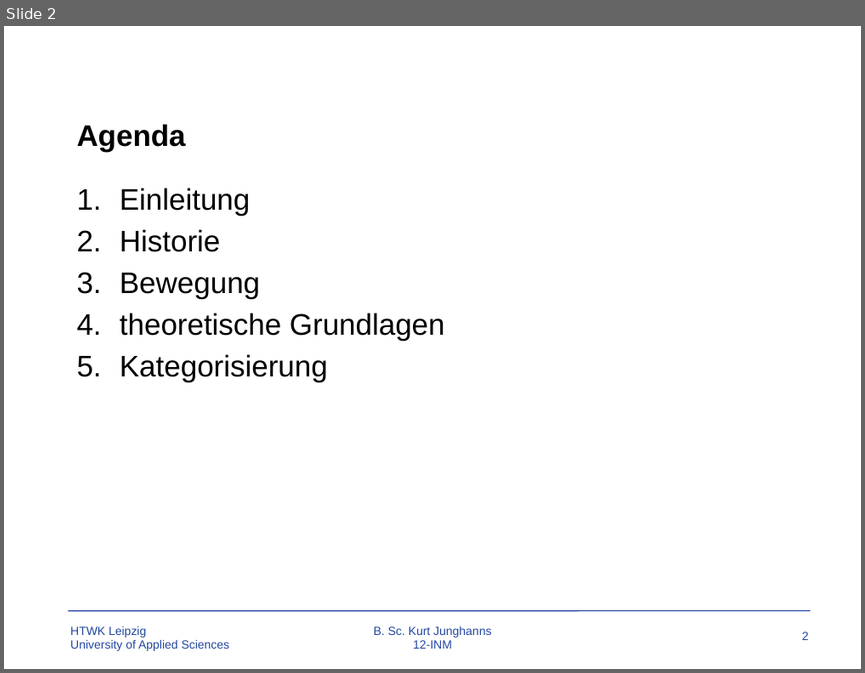
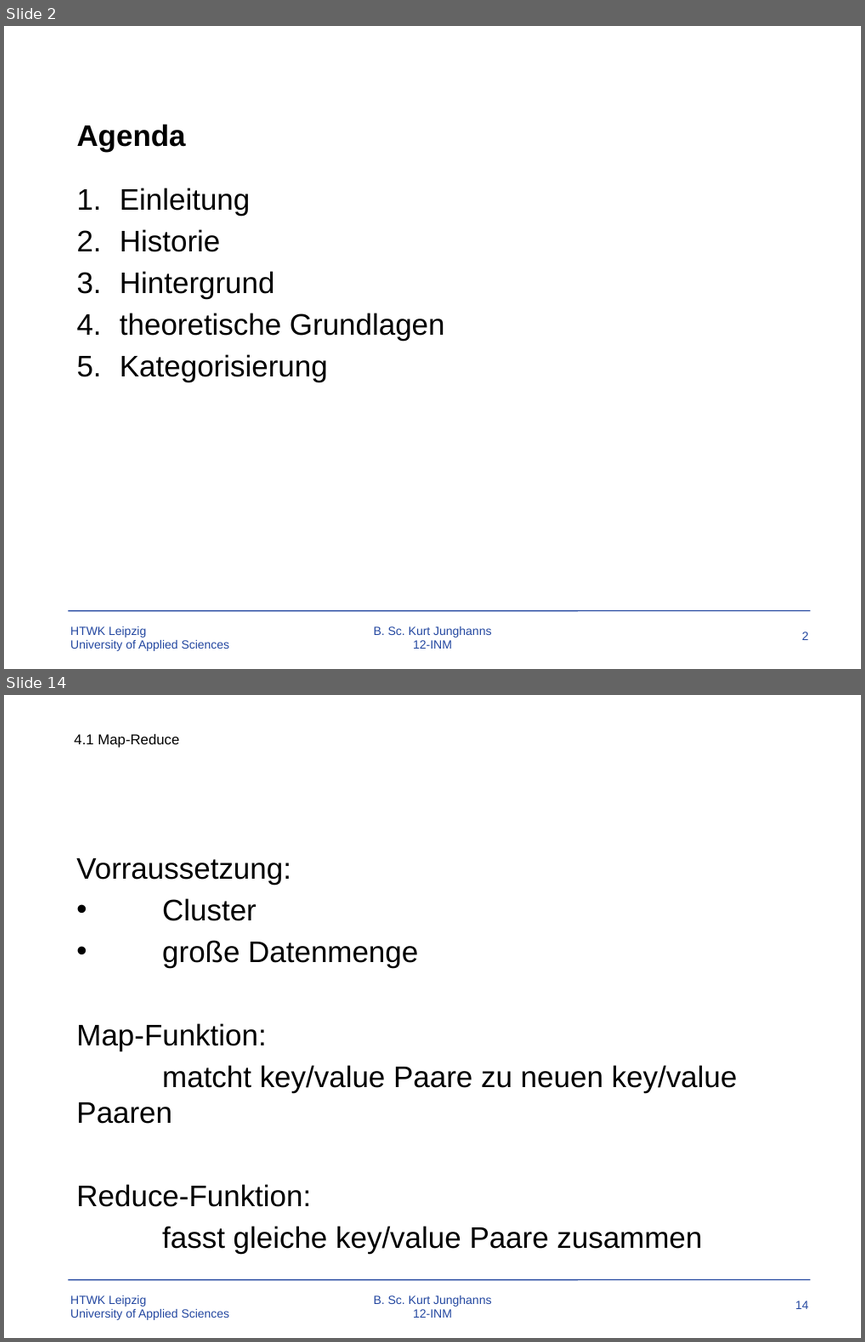
Before and after one commit to TBoonX/OS-Datenbanken, a slide deck: Praesentation.pptx. Shown one above the other, each under a label of ours: slide 2 before the commit, slides 2 and 14 after it; the slides between them are not shown. The pictures are 865x673 and 865x1342 pixels, drawn with LibreOffice and Linux fonts; fonts in the diff are those of the drawing; background and template pictures are left out. Boxes give left, top, right and bottom in pixels: in the first picture for what was removed or moved away, otherwise in the second. Text is boxed around its words. In the diff, an @@ line names an element or a change of style, - is before the commit and + after.

```diff
--- a/Praesentation.pptx
+++ b/Praesentation.pptx
@@ slide 14 added at box(4, 695, 861, 1338), background #FFFFFF; not listed: 4 template elements that a slide beside it also shows @@
@@ text added at box(74, 734, 179, 748), 12 pt, text #000000 @@
+4.1 Map-Reduce
@@ text added at box(76, 858, 738, 1253), 25 pt, text #000000 @@
+Vorraussetzung:
+• Cluster
+• große Datenmenge
+Map-Funktion:
+matcht key/value Paare zu neuen key/value Paaren
+Reduce-Funktion:
+fasst gleiche key/value Paare zusammen
@@ slide 2 changed as well @@
@@ text at box(120, 271, 275, 299): text changed @@
-3. Bewegung
+3. Hintergrund
```
Also in this commit, not shown: 2 other slides changed, 24 other slides added, 1 slide removed, 20 other files.
